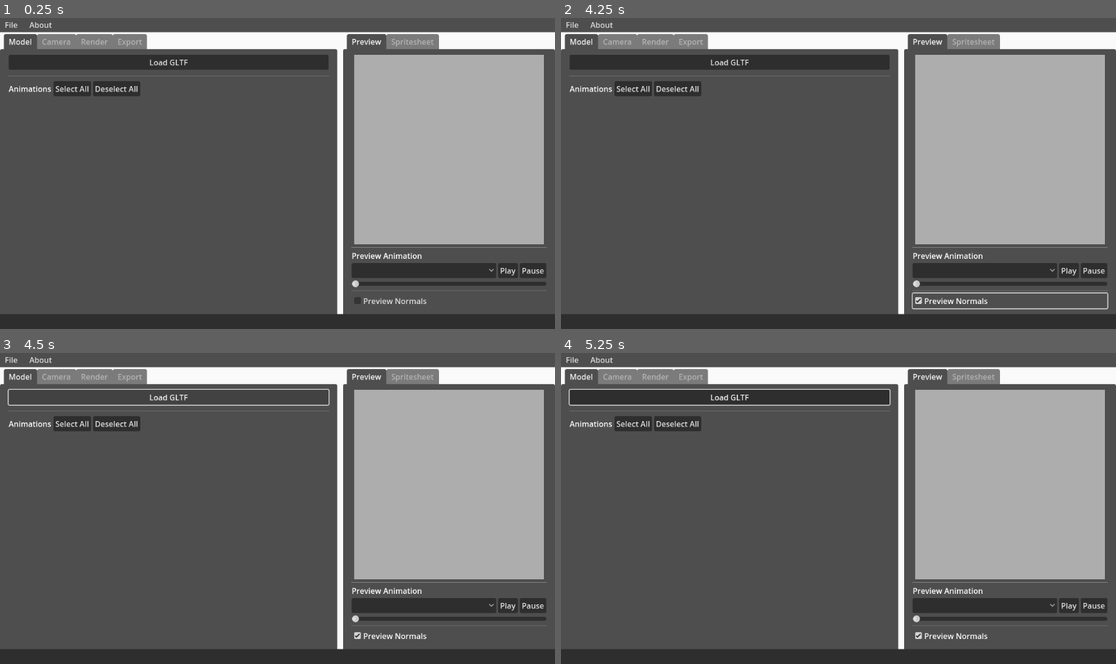
Above: before the commit, frames 1-4 (two rows, left to right).
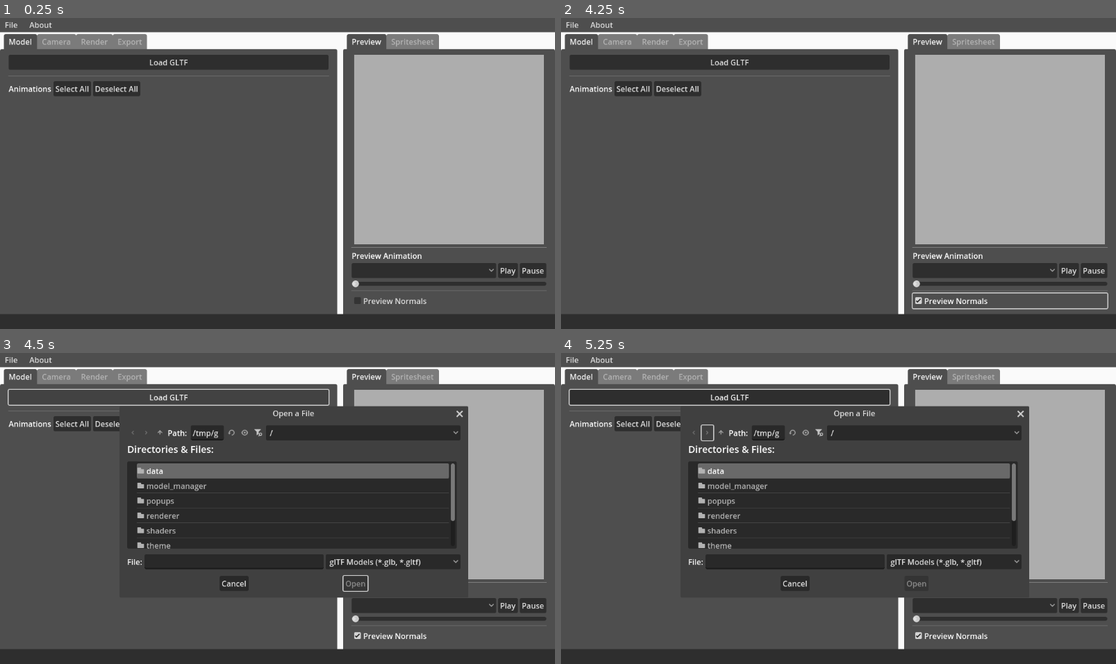
Above: after the commit, the same moments.

Repository: Caaz/FlatPixel
Game: Godot game, scene res://ui/main.tscn
Same seed, same stepped clock (60 frames per second), same inputs: the game is played once before the commit and once after it.
Inputs (mouse positions are in pixels of both pictures, inside the frame that each line leads up to):
- Up to frame 1 (0.25 s): no input
- Up to frame 2 (4.25 s): click "Play" at 0.5 s; click "Play" at 1.25 s; click "Select All" at 2 s; click "Deselect All" at 2.75 s; click "Preview Normals" at 3.5 s
- Up to frame 3 (4.5 s): click "Load GLTF" at 4.25 s
- Up to frame 4 (5.25 s): click (705, 433) at 5.02 s

Frames 1-2 are identical in both runs. In frame 3, 26% of the frame differs, in the area x 21-85%, y 16-79%; in frame 4, 26%.

Commit message:
can now take stills of models with no animations

Diff:
--- a/renderer/spritesheet_renderer.gd
+++ b/renderer/spritesheet_renderer.gd
@@ -55,31 +55,37 @@
 	var fps = Session.render_settings.render_fps
 
 	var images: Array[Image] = []
+	var animation_details: Array[AnimationDetails] = []
 
-	var target_animations = Session.model_settings.selected_animations \
-		if len(Session.model_settings.selected_animations) > 0 \
-		else PackedStringArray([Session.preview_settings.previewed_animation])
+	if is_instance_valid(capture_model.animation_player):
+		# If the capture model has an animation player, it has animation for us to process.
+		var target_animations = Session.model_settings.selected_animations \
+			if len(Session.model_settings.selected_animations) > 0 \
+			else PackedStringArray([Session.preview_settings.previewed_animation])
 
-	total_animations = len(target_animations)
-	current_animation_idx = 0
+		total_animations = len(target_animations)
+		current_animation_idx = 0
 
-	var animation_details: Array[AnimationDetails] = []
-	var total_frames_processed = 0
+		var total_frames_processed = 0
 
-	for anim in target_animations:
-		var anim_frames = await _render_animation(capture_model, anim, fps)
-		images.append_array(anim_frames)
+		for anim in target_animations:
+			var anim_frames = await _render_animation(capture_model, anim, fps)
+			images.append_array(anim_frames)
 
-		# Save off animation details for later
-		var anim_details = AnimationDetails.new()
-		anim_details.animation_name = anim
-		anim_details.frame_start = total_frames_processed
-		anim_details.frame_end = total_frames_processed + len(anim_frames) - 1
-		animation_details.append(anim_details)
+			# Save off animation details for later
+			var anim_details = AnimationDetails.new()
+			anim_details.animation_name = anim
+			anim_details.frame_start = total_frames_processed
+			anim_details.frame_end = total_frames_processed + len(anim_frames) - 1
+			animation_details.append(anim_details)
 
-		total_frames_processed += len(anim_frames)
+			total_frames_processed += len(anim_frames)
 
-		current_animation_idx += 1
+			current_animation_idx += 1
+
+	else:
+		# Else, return a still
+		images.append(await capture_frame(capture_model, 0, 1))
 
 	capture_model.queue_free()
 
--- a/ui/panels/model_panel.tscn
+++ b/ui/panels/model_panel.tscn
@@ -53,5 +53,7 @@
 unique_name_in_owner = true
 layout_mode = 2
 
+[connection signal="file_selected" from="FileDialog" to="." method="on_model_path_selected"]
+[connection signal="pressed" from="VBoxContainer/LoadHBox/LoadGltfButton" to="FileDialog" method="show"]
 [connection signal="pressed" from="VBoxContainer/AnimationsTopHBox/SelectAllButton" to="." method="_select_all_animations"]
 [connection signal="pressed" from="VBoxContainer/AnimationsTopHBox/DeselectAllButton" to="." method="_deselect_all_animations"]
--- a/ui/preview_window/preview_window.gd
+++ b/ui/preview_window/preview_window.gd
@@ -17,7 +17,7 @@
 	Session.on_render_settings_updated.connect(_on_render_settings_updated)
 
 func _process(_delta: float):
-	if preview_dummy and preview_dummy.animation_player.is_playing():
+	if preview_dummy and is_instance_valid(preview_dummy.animation_player) and preview_dummy.animation_player.is_playing():
 		animation_time_slider.set_value_no_signal(
 			preview_dummy.animation_player.current_animation_position / preview_dummy.animation_player.current_animation_length
 		)
@@ -82,5 +82,5 @@
 
 
 func _on_animation_time_slider_value_changed(value: float) -> void:
-	if preview_dummy:
-		preview_dummy.animation_player.seek(preview_dummy.animation_player.current_animation_length * value, true)
+	if preview_dummy and is_instance_valid(preview_dummy.animation_player):
+		preview_dummy.set_animation_position(preview_dummy.animation_player.current_animation_length * value)
